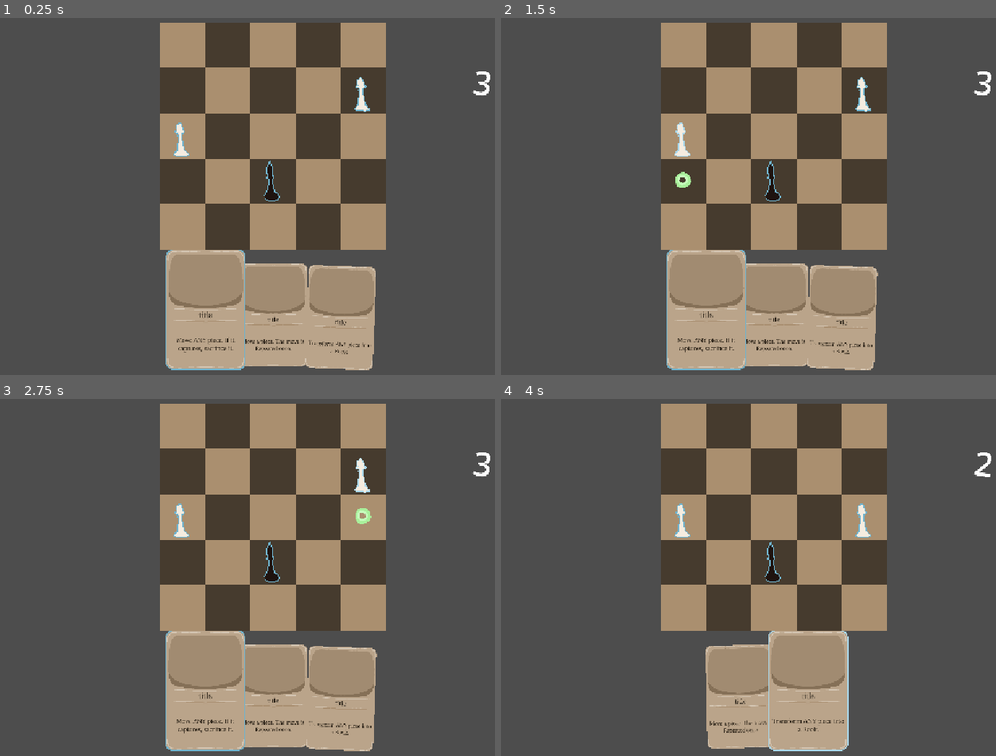
Above: before the commit, frames 1-4 (two rows, left to right).
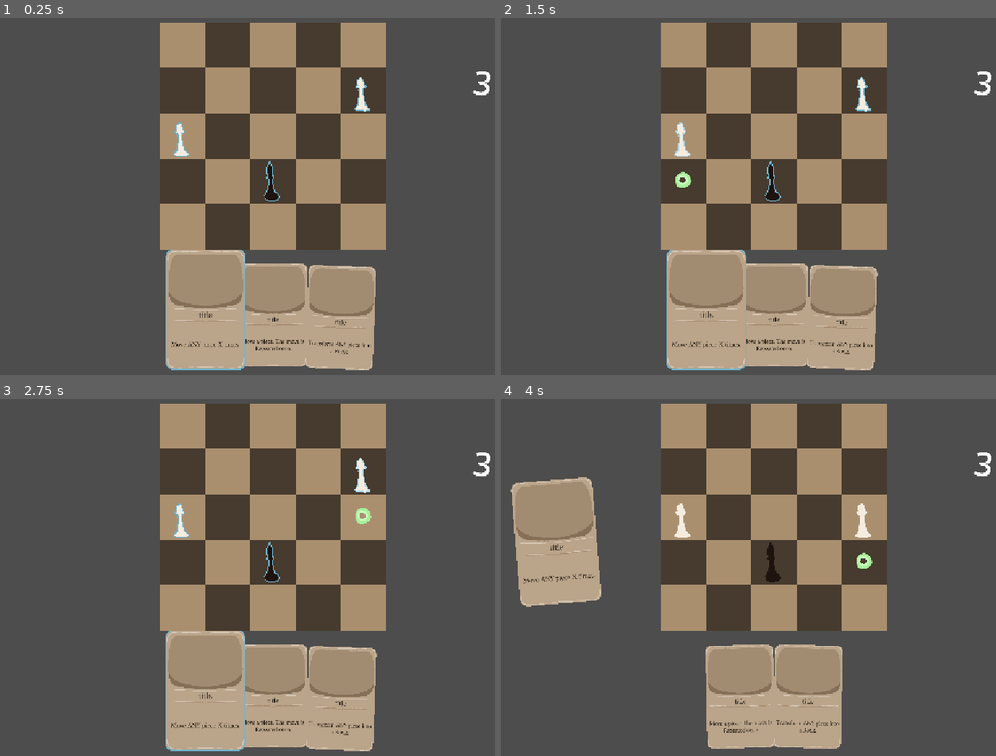
Above: after the commit, the same moments.

Repository: yourname3/gmtk-2026
Game: Godot game, scene res://levels/transform_rook.tscn
Two runs of this game, one before a commit and one after it. Both use one fixed random seed, a clock stepped at 60 frames per second and the inputs below. This scene is started directly instead of the project's main scene.
Inputs (mouse positions are in pixels of both pictures, inside the frame that each line leads up to):
- Up to frame 1 (0.25 s): no input
- Up to frame 2 (1.5 s): move the mouse to (773, 182) at 0.52 s; click (773, 182) at 0.6 s; tap Enter at 1.25 s; move the mouse to (684, 135) at 1.27 s; click (684, 135) at 1.35 s
- Up to frame 3 (2.75 s): tap Space at 2 s; move the mouse to (361, 470) at 2.02 s; click (361, 470) at 2.1 s
- Up to frame 4 (4 s): tap Enter at 2.75 s; move the mouse to (862, 516) at 2.77 s; click (862, 516) at 2.85 s; move the mouse to (966, 631) at 3.52 s; click (966, 631) at 3.6 s

The runs differ from the first frame. In frame 1, 0.2% of the frame differs, in the area x 34-49%, y 89-94%; in frame 2, 0.2%; in frame 3, 0.2%; in frame 4, 8.1%, in the area x 1-100%, y 14-99%.

Commit message:
Add move ANY piece X times card

Diff:
--- a/board_highlighter/board_highlighter.gd
+++ b/board_highlighter/board_highlighter.gd
@@ -8,6 +8,7 @@
 	PIECE,
 	PIECE_ONLY,
 	LOCATION,
+	LOCATION_ONLY,
 }
 
 static var select_state := SelectState.NONE
@@ -20,9 +21,9 @@
 var highlight_map: Dictionary[Vector2i, BoardHighlight]
 
 # Async: shows highlights on the board and selects a move.
-static func select_move(piece: Piece) -> Vector2i:
+static func select_move(piece: Piece, location_only: bool = false) -> Vector2i:
 	if instance != null:
-		return await instance._select_move(piece)
+		return await instance._select_move(piece, location_only)
 	return Vector2i.ZERO
 
 static func is_tile_highlighted(tile: Vector2i) -> bool:
@@ -39,11 +40,12 @@
 
 func _clear_highlights() -> void:
 	for child in get_children():
+		print("queue_free: ", child)
 		child.queue_free()
 	highlight_map.clear()
 
-func _select_move(piece: Piece) -> Vector2i:
-	select_state = SelectState.LOCATION
+func _select_move(piece: Piece, location_only: bool) -> Vector2i:
+	select_state = SelectState.LOCATION_ONLY if location_only else SelectState.LOCATION
 	select_id += 1
 
 	var moves = MoveCalculator.new()
@@ -62,7 +64,7 @@
 
 	_clear_highlights()
 
-	select_state = SelectState.PIECE
+	select_state = SelectState.NONE if select_state == SelectState.LOCATION_ONLY else SelectState.PIECE
 	return pos
 
 func _ready() -> void:
--- a/card/card_data.gd
+++ b/card/card_data.gd
@@ -15,6 +15,7 @@
 	None,
 	RepeatMove,
 	TransformRook,
+	MoveSamePieceX,
 }
 
 @export var activation: Activate = Activate.PieceMove
@@ -38,3 +39,7 @@
 				await SignalBus.piece_moved
 		SpecialAbility.TransformRook:
 			await selected_piece.transform_into(Piece.Type.ROOK)
+		SpecialAbility.MoveSamePieceX:
+			var additional_moves: int = Clock.instance.count - 1
+			for i in range(0, additional_moves):
+				await Piece.last_move_piece.move_this(true)
--- /dev/null
+++ b/cards/move_any_x_times.tres
@@ -0,0 +1,10 @@
+[gd_resource type="Resource" script_class="CardData" format=3 uid="uid://d0deoaiqlkevd"]
+
+[ext_resource type="Script" uid="uid://dfant1e3uq18d" path="res://card/card_data.gd" id="1_drwby"]
+
+[resource]
+script = ExtResource("1_drwby")
+piece_filter = 1
+ability = 3
+description = "Move ANY piece X times."
+metadata/_custom_type_script = "uid://dfant1e3uq18d"
--- a/chessboard/board.gd
+++ b/chessboard/board.gd
@@ -7,7 +7,7 @@
 
 static func move(piece: Piece, position: Vector2i) -> void:
 	if instance != null:
-		instance._move(piece, position)
+		await instance._move(piece, position)
 
 func _move(piece: Piece, position: Vector2i) -> void:
 	piece_map.erase(piece.tile_pos())
--- a/clock/clock.gd
+++ b/clock/clock.gd
@@ -5,8 +5,11 @@
 
 static var instance: Clock = null
 
+var count: int = 0
+
 func _ready() -> void:
 	instance = self
 
 func update(cards: int) -> void:
+	count = cards
 	clock.text = str(cards)
--- a/levels/transform_rook.tscn
+++ b/levels/transform_rook.tscn
@@ -3,7 +3,7 @@
 [ext_resource type="PackedScene" uid="uid://1bape5xetsht" path="res://level_base.tscn" id="1_1hcpy"]
 [ext_resource type="PackedScene" uid="uid://c2kifjh1wo0y5" path="res://piece/piece.tscn" id="2_88bnr"]
 [ext_resource type="Script" uid="uid://dfant1e3uq18d" path="res://card/card_data.gd" id="3_ncwog"]
-[ext_resource type="Resource" uid="uid://2j0d8g238d0v" path="res://cards/move_any_then_sacrifice_on_capture.tres" id="4_vhriu"]
+[ext_resource type="Resource" uid="uid://d0deoaiqlkevd" path="res://cards/move_any_x_times.tres" id="4_vhriu"]
 [ext_resource type="Resource" uid="uid://blm2qo2rq08c6" path="res://cards/repeat_move_once.tres" id="5_dqnsy"]
 [ext_resource type="Resource" uid="uid://bpt24de36uqyt" path="res://cards/transform_any_rook.tres" id="6_jwtk1"]
 [ext_resource type="PackedScene" uid="uid://dkp8oou7e0gjs" path="res://clock/clock.tscn" id="7_vhriu"]
--- a/piece/piece.gd
+++ b/piece/piece.gd
@@ -131,13 +131,13 @@
 var _is_move_selector: bool = false
 
 # Performs the UI for moving the piece.
-func move_this() -> void:
+func move_this(location_only: bool = false) -> void:
 	_is_move_selector = true
-	var target = await BoardHighlighter.select_move(self)
+	var target = await BoardHighlighter.select_move(self, location_only)
 	_is_move_selector = false
 	if target != BoardHighlighter.MOVE_NULL:
 		BoardHighlighter.select_state = BoardHighlighter.SelectState.NONE
-		Board.move(self, target)
+		await Board.move(self, target)
 
 func select_this() -> void:
 	SignalBus.piece_selected.emit(self)
